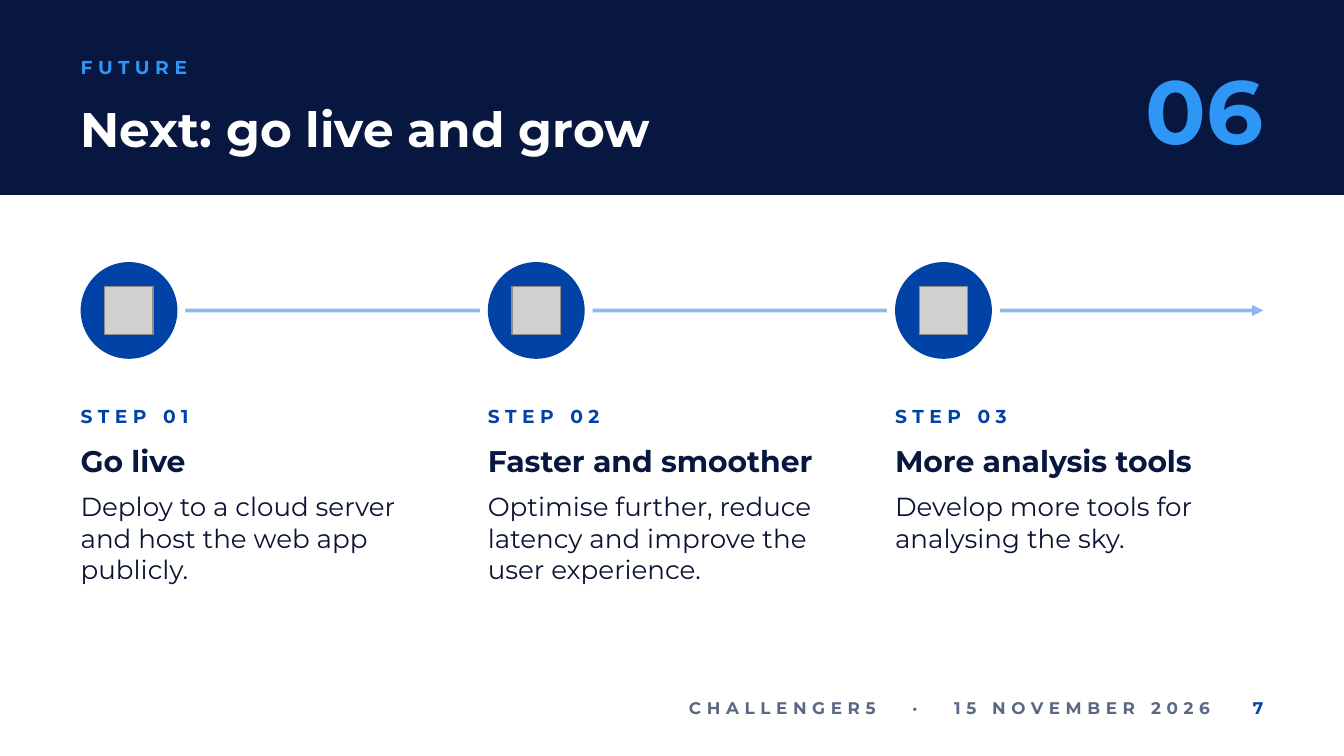
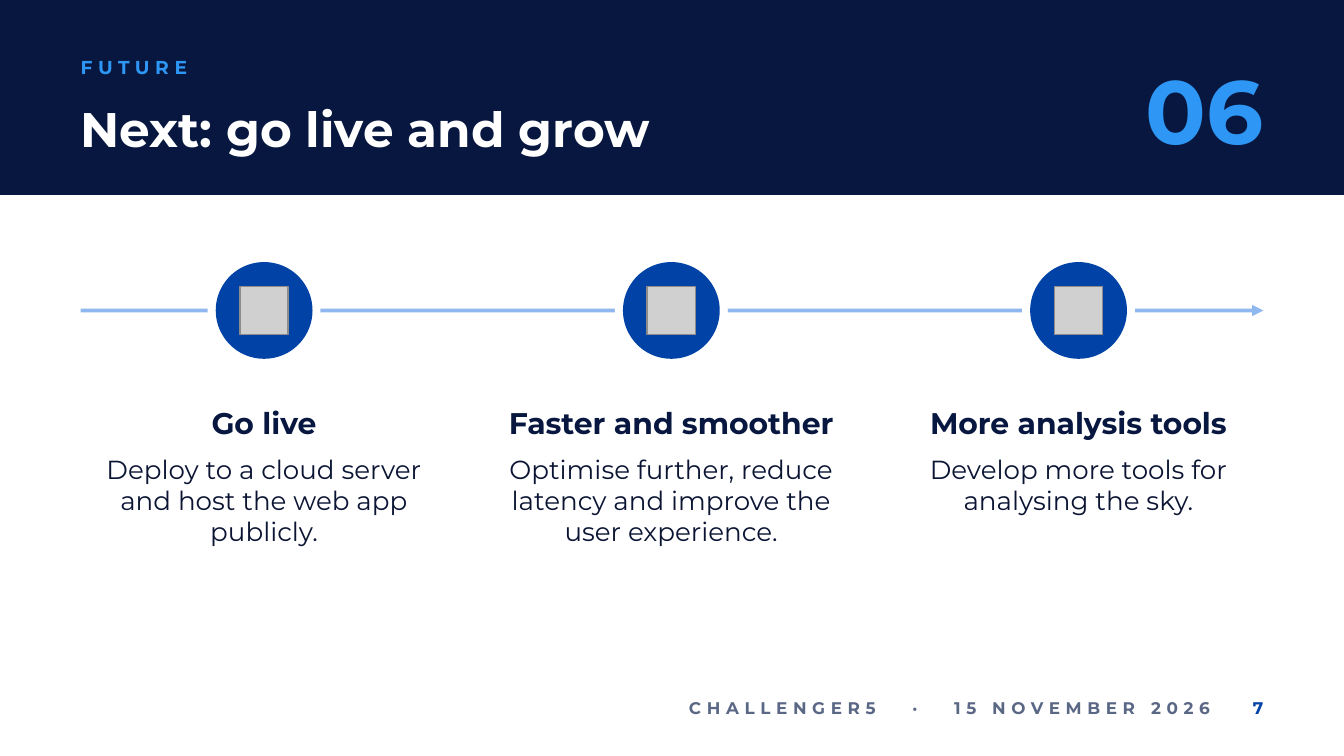
Before and after one commit to ngydc/sac-challenger5, a slide deck: slide 7 of docs/submission/CHALLENGER5_pitch.pptx. Drawn at 1344x756 pixels with LibreOffice and Linux fonts; fonts in the diff are those of the drawing; grey boxes stand for pictures; background and template pictures are left out. Boxes give left, top, right and bottom in pixels: in the first picture for what was removed or moved away, otherwise in the second. Text is boxed around its words. In the diff, an @@ line names an element or a change of style, - is before the commit and + after.

```diff
--- a/docs/submission/CHALLENGER5_pitch.pptx
+++ b/docs/submission/CHALLENGER5_pitch.pptx
@@ ellipse: place and size @@
-ellipse at (488,262,585,359)
+ellipse at (616,254,728,367)
@@ ellipse at (616,254,728,367): fill #0042A6 to #FFFFFF @@
@@ ellipse: place and size @@
-ellipse at (480,254,593,367)
+ellipse at (622,262,719,359)
@@ ellipse at (622,262,719,359): fill #FFFFFF to #0042A6 @@
@@ 4 ellipses, 3 pictures: place and size @@
-4 ellipses, 3 pictures at (73,254,1000,367)
+4 ellipses, 3 pictures at (207,254,1136,367)
@@ arrow moved from (129, 310) - (1263, 310) to (81, 310) - (1263, 310) @@
@@ text "Go live": place and size @@
-text "Go live" at (81,448,185,473)
+text "Go live" at (212,410,316,435)
@@ text removed at (81,409,188,424) @@
-STEP 01
@@ text "Faster and smoother": place and size @@
-text "Faster and smoother" at (488,450,812,473)
+text "Faster and smoother" at (509,412,833,435)
@@ text removed at (488,409,599,424) @@
-STEP 02
@@ alignment left to centre in 6 elements at (509,459,833,546), (106,459,422,547), (930,459,1227,516), (212,410,316,435), (509,412,833,435), (930,410,1227,440) @@
@@ text "More analysis tools": place and size @@
-text "More analysis tools" at (895,448,1192,478)
+text "More analysis tools" at (930,410,1227,440)
@@ text removed at (895,409,1007,424) @@
-STEP 03
@@ text "Deploy to a cloud server ...": place and size @@
-text "Deploy to a cloud server ..." at (81,496,396,585)
+text "Deploy to a cloud server ..." at (106,459,422,547)
@@ text "Optimise further, reduce latency and ...": place and size @@
-text "Optimise further, reduce latency and ..." at (488,496,812,584)
+text "Optimise further, reduce latency and ..." at (509,459,833,546)
@@ text "Develop more tools for analysing ...": place and size @@
-text "Develop more tools for analysing ..." at (895,496,1193,554)
+text "Develop more tools for analysing ..." at (930,459,1227,516)
```
Also in this commit, not shown: 5 other slides changed, 1 slide added, 1 slide removed.
